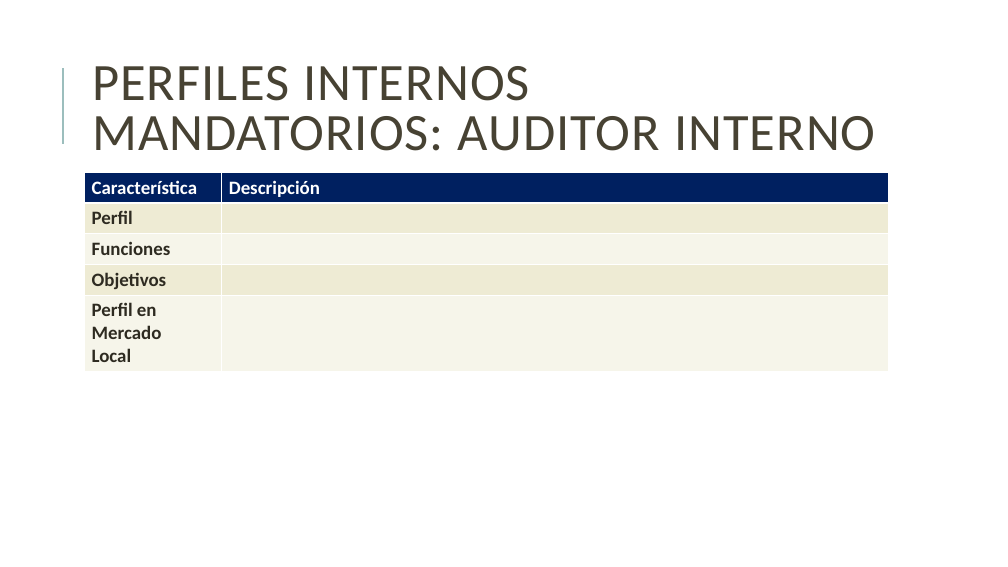
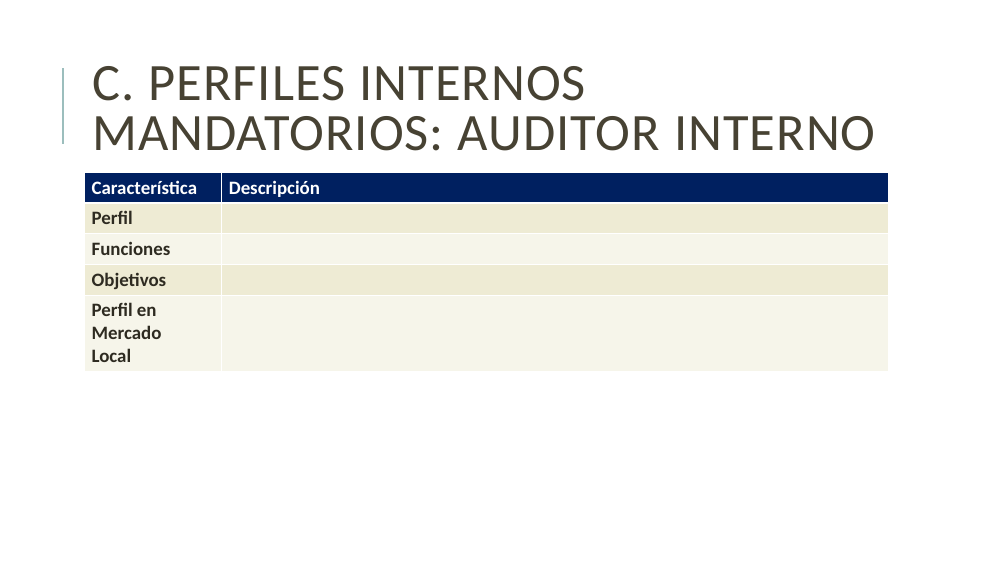
Before and after one commit to jsrxar/dge, a slide deck: slide 40 of 1-general/1-presentaciones/planificacion-control-presentacion-v2.pptx (slide 34 before the commit). Drawn at 1008x567 pixels with LibreOffice and Linux fonts; fonts in the diff are those of the drawing. Boxes give left, top, right and bottom in pixels: in the first picture for what was removed or moved away, otherwise in the second. Text is boxed around its words. In the diff, an @@ line names an element or a change of style, - is before the commit and + after.

```diff
--- a/1-general/1-presentaciones/planificacion-control-presentacion-v2.pptx
+++ b/1-general/1-presentaciones/planificacion-control-presentacion-v2.pptx
@@ title at box(92, 66, 876, 151): text changed @@
-PERFILES INTERNOS MANDATORIOS: AUDITOR INTERNO
+C. PERFILES INTERNOS MANDATORIOS: AUDITOR INTERNO
```
Also in this commit, not shown: 17 other slides changed, 6 slides added.
